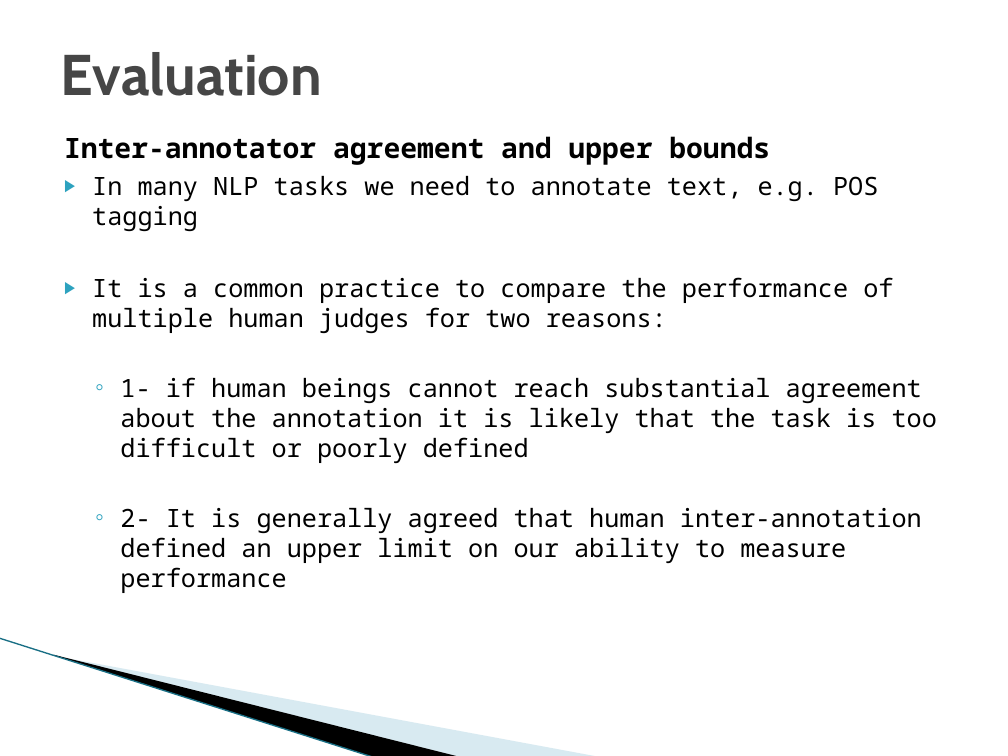
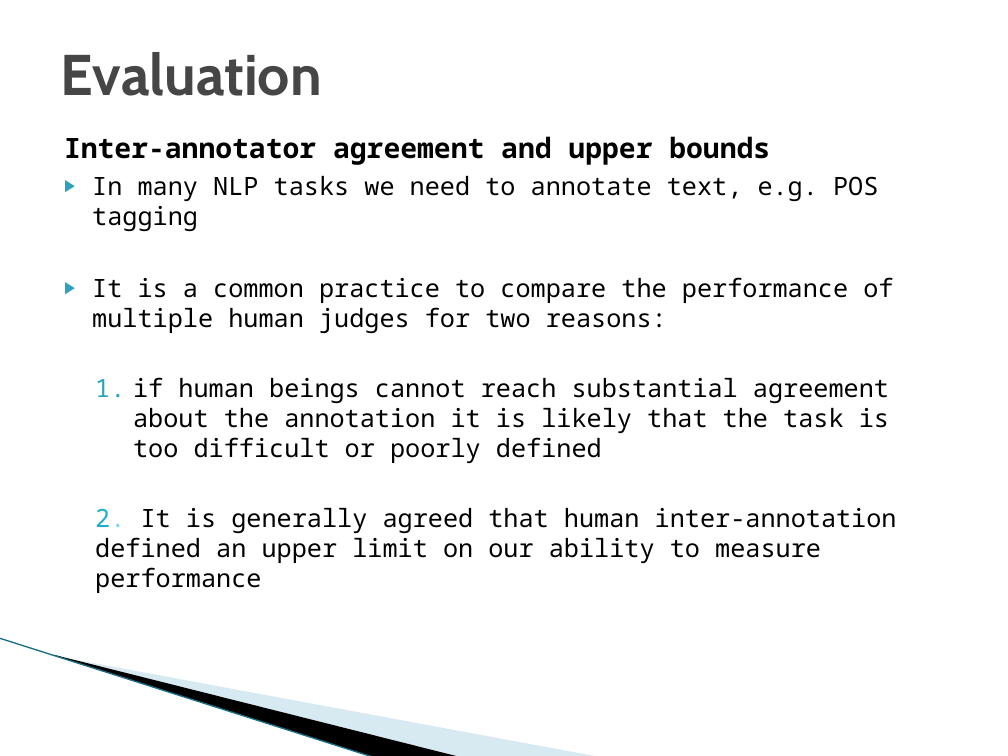
Before and after one commit to DU-ComputerVisionLab/Natural_Langauge_Processing, a slide deck: slide 39 of NLP_in_general.pptx (slide 36 before the commit). Drawn at 1008x756 pixels with LibreOffice and Linux fonts; fonts in the diff are those of the drawing; background and template pictures are left out. Boxes give left, top, right and bottom in pixels: in the first picture for what was removed or moved away, otherwise in the second. Text is boxed around its words. In the diff, an @@ line names an element or a change of style, - is before the commit and + after.

```diff
--- a/NLP_in_general.pptx
+++ b/NLP_in_general.pptx
@@ text at <box>95,377,897,593</box>: text changed @@
-  ◦ 1- if human beings cannot reach substantial agreement about the annotation it is likely that the task is too difficult or poorly defined
-  ◦ 2- It is generally agreed that human inter-annotation defined an upper limit on our ability to measure performance
+  1. if human beings cannot reach substantial agreement about the annotation it is likely that the task is too difficult or poorly defined
+  2. It is generally agreed that human inter-annotation defined an upper limit on our ability to measure performance
```
Also in this commit, not shown: 8 other slides changed, 6 slides added, 4 slides removed.
